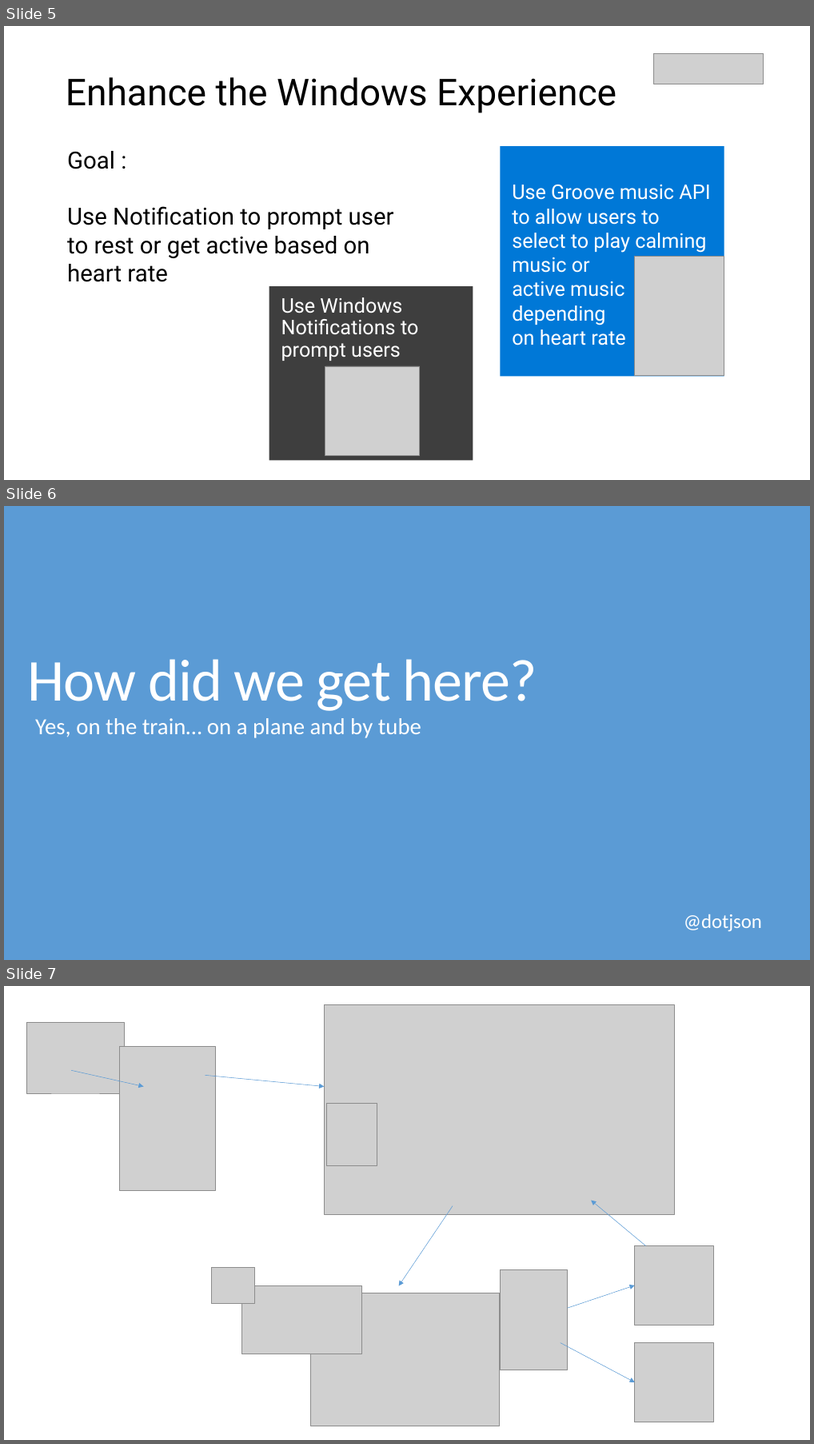
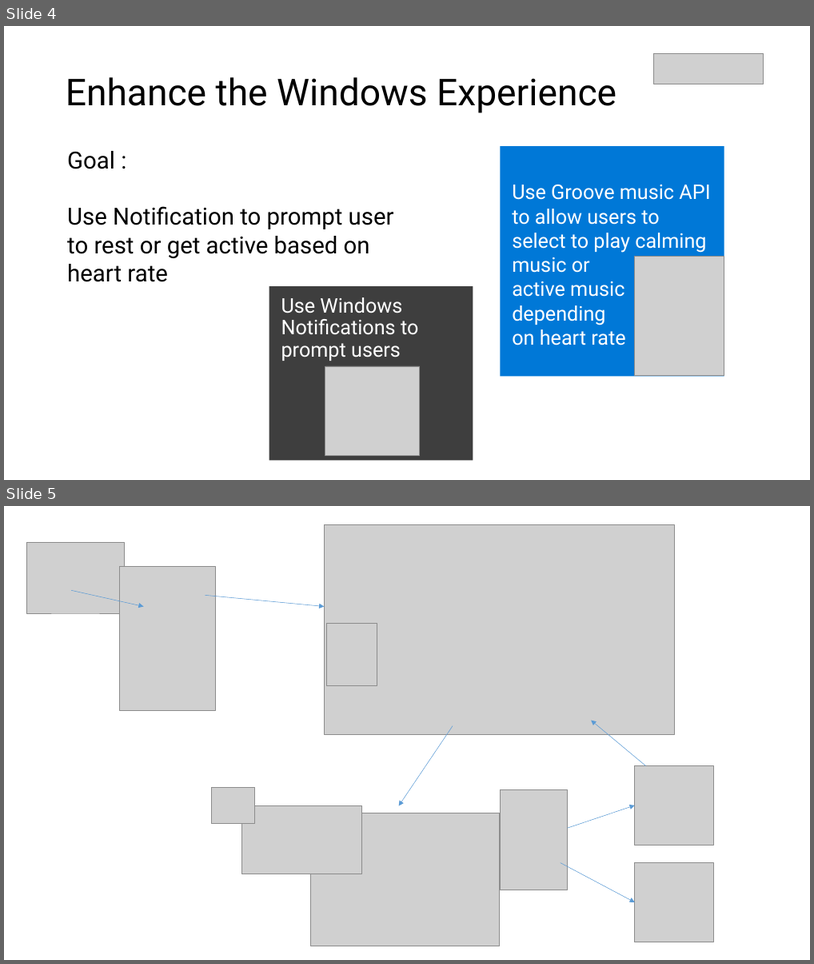
Before and after one commit to leestott/Beats, a slide deck: Presentation/UWP Apps DX Hack.pptx. Shown one above the other, each under a label of ours: slides 5, 6 and 7 before the commit, slides 4 and 5 after it. The pictures are 814x1444 and 814x964 pixels, drawn with LibreOffice and Linux fonts; fonts in the diff are those of the drawing; grey boxes stand for pictures. Boxes give left, top, right and bottom in pixels: in the first picture for what was removed or moved away, otherwise in the second. Text is boxed around its words. In the diff, an @@ line names an element or a change of style, - is before the commit and + after.

```diff
--- a/Presentation/UWP Apps DX Hack.pptx
+++ b/Presentation/UWP Apps DX Hack.pptx
@@ slide 6 removed at (x1=4, y1=506, x2=810, y2=960), background #5B9BD5 @@
@@ title removed at (x1=28, y1=659, x2=538, y2=711) @@
-How did we get here?
@@ text removed at (x1=35, y1=718, x2=422, y2=738) @@
-Yes, on the train… on a plane and by tube
@@ text removed at (x1=684, y1=914, x2=762, y2=931) @@
-@dotjson
@@ what was slide 5 is now slide 4 @@
@@ what was slide 7 is now slide 5 @@
```
Also in this commit, not shown: 1 slide changed, 1 other slide removed, 7 other files.
